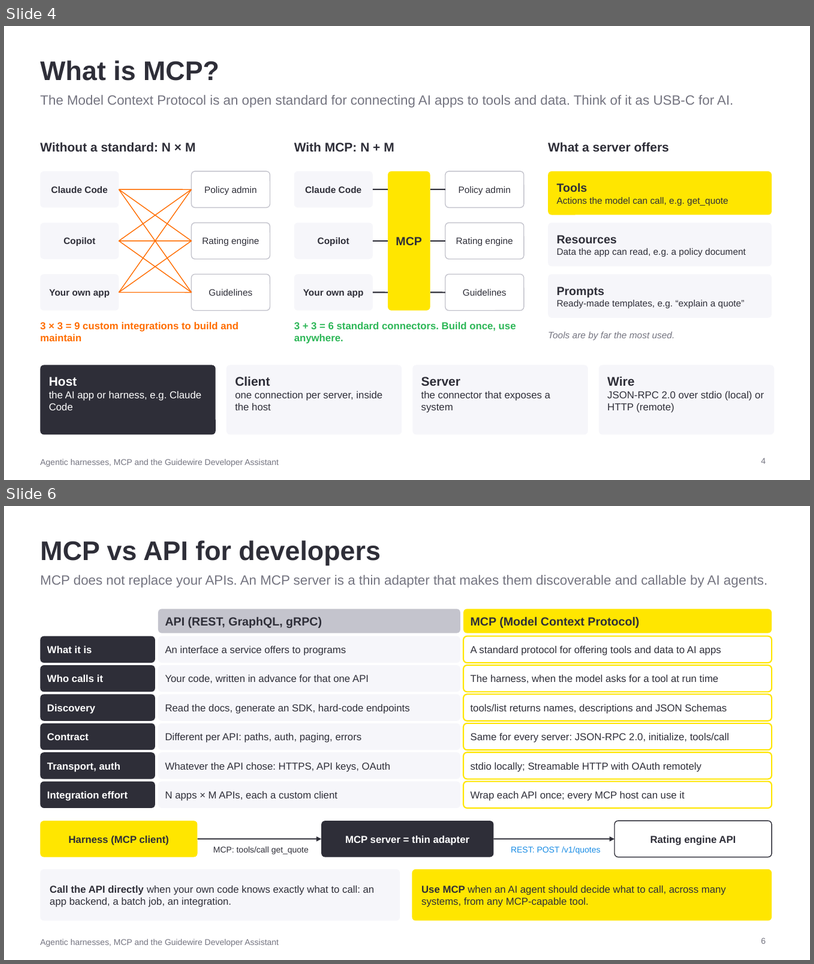
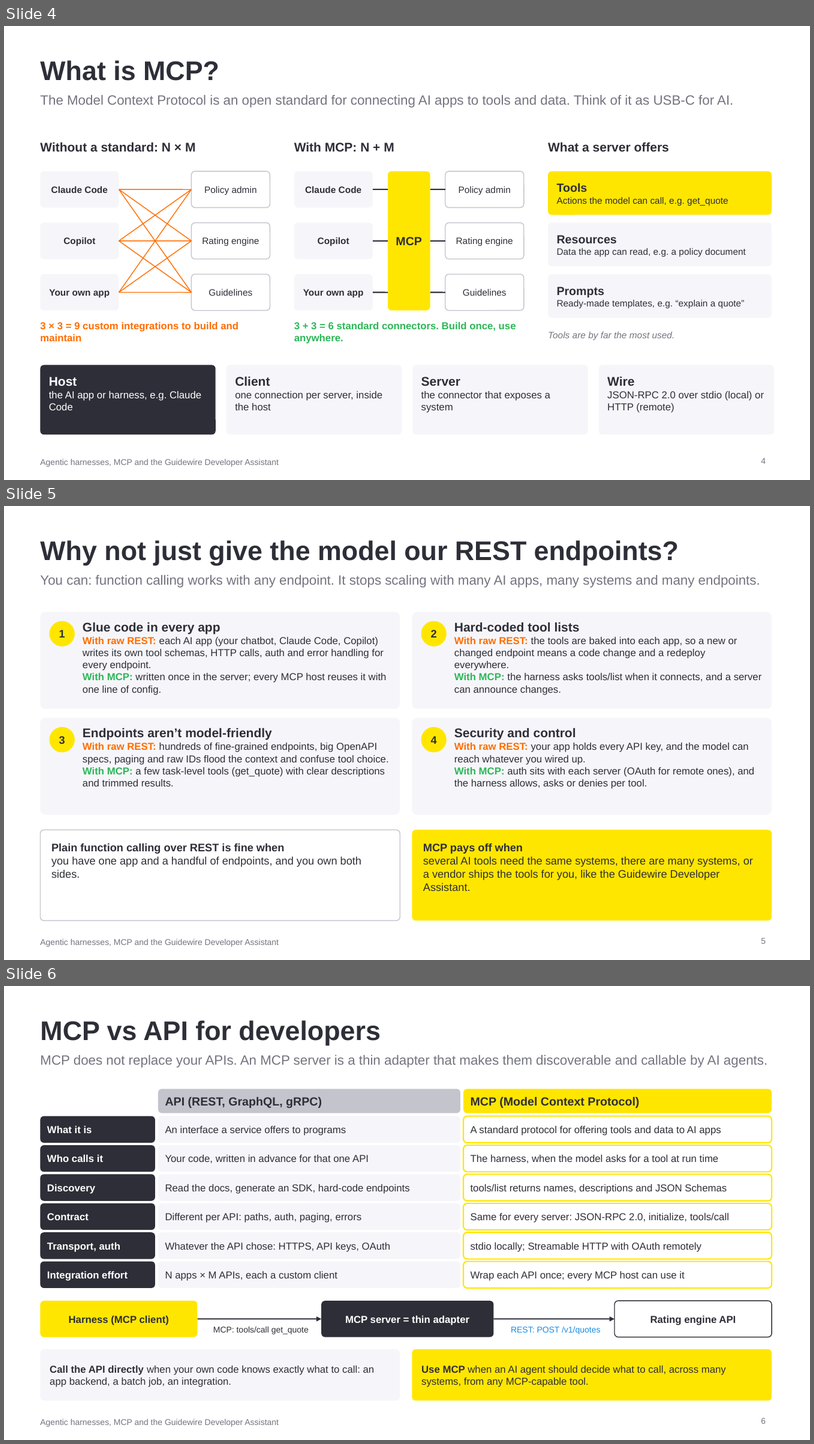
Before and after one commit to arunmp25/ai-training, a slide deck: presentations/agentic-harness-mcp-guidewire.pptx. Shown one above the other, each under a label of ours: slides 4 and 6 before the commit, slides 4, 5 and 6 after it; the slides between them are not shown. The pictures are 814x964 and 814x1444 pixels, drawn with LibreOffice and Linux fonts; fonts in the diff are those of the drawing. Boxes give left, top, right and bottom in pixels: in the first picture for what was removed or moved away, otherwise in the second. Text is boxed around its words. In the diff, an @@ line names an element or a change of style, - is before the commit and + after.

```diff
--- a/presentations/agentic-harness-mcp-guidewire.pptx
+++ b/presentations/agentic-harness-mcp-guidewire.pptx
@@ slide 5 added at <box>4,506,810,960</box>, background #FFFFFF; not listed: 1 template element that a slide beside it also shows @@
@@ title added at <box>40,540,679,565</box>, 32 pt, text #2E2E38, bold @@
+Why not just give the model our REST endpoints?
@@ text added at <box>40,575,761,588</box>, 16 pt, text #747480 @@
+You can: function calling works with any endpoint. It stops scaling with many AI apps, many systems and many endpoints.
@@ rounded rectangle added at <box>40,612,400,709</box>, fill #F6F6FA @@
@@ rounded rectangle added at <box>413,612,772,709</box>, fill #F6F6FA @@
@@ ellipse added at <box>50,621,75,646</box>, fill #FFE600, 13 pt, text #2E2E38, bold @@
+1
@@ text added at <box>83,622,387,695</box>, 12 pt, text #2E2E38 @@
+Glue code in every app
+With raw REST: each AI app (your chatbot, Claude Code, Copilot) writes its own tool schemas, HTTP calls, auth and error handling for every endpoint.
+With MCP: written once in the server; every MCP host reuses it with one line of config.
@@ ellipse added at <box>422,621,447,646</box>, fill #FFE600, 13 pt, text #2E2E38, bold @@
+2
@@ text added at <box>455,622,762,695</box>, 12 pt, text #2E2E38 @@
+Hard-coded tool lists
+With raw REST: the tools are baked into each app, so a new or changed endpoint means a code change and a redeploy everywhere.
+With MCP: the harness asks tools/list when it connects, and a server can announce changes.
@@ rounded rectangle added at <box>40,718,400,814</box>, fill #F6F6FA @@
@@ rounded rectangle added at <box>413,718,772,814</box>, fill #F6F6FA @@
@@ ellipse added at <box>50,727,75,752</box>, fill #FFE600, 13 pt, text #2E2E38, bold @@
+3
@@ text added at <box>83,727,389,786</box>, 12 pt, text #2E2E38 @@
+Endpoints aren’t model-friendly
+With raw REST: hundreds of fine-grained endpoints, big OpenAPI specs, paging and raw IDs flood the context and confuse tool choice.
+With MCP: a few task-level tools (get_quote) with clear descriptions and trimmed results.
@@ ellipse added at <box>422,727,447,752</box>, fill #FFE600, 13 pt, text #2E2E38, bold @@
+4
@@ text added at <box>455,727,755,789</box>, 12 pt, text #2E2E38 @@
+Security and control
+With raw REST: your app holds every API key, and the model can reach whatever you wired up.
+With MCP: auth sits with each server (OAuth for remote ones), and the harness allows, asks or denies per tool.
@@ rounded rectangle added at <box>40,829,400,921</box>, fill #FFFFFF, outline #C4C4CD 1 pt, 13 pt, text #2E2E38 @@
+Plain function calling over REST is fine when
+you have one app and a handful of endpoints, and you own both sides.
@@ rounded rectangle added at <box>413,829,772,921</box>, fill #FFE600, 13 pt, text #2E2E38 @@
+MCP pays off when
+several AI tools need the same systems, there are many systems, or a vendor ships the tools for you, like the Guidewire Developer Assistant.
@@ page number added at <box>761,937,766,943</box>, 10 pt, text #747480 @@
+5
```
Also in this commit, not shown: 1 slide removed, 2 other files.
